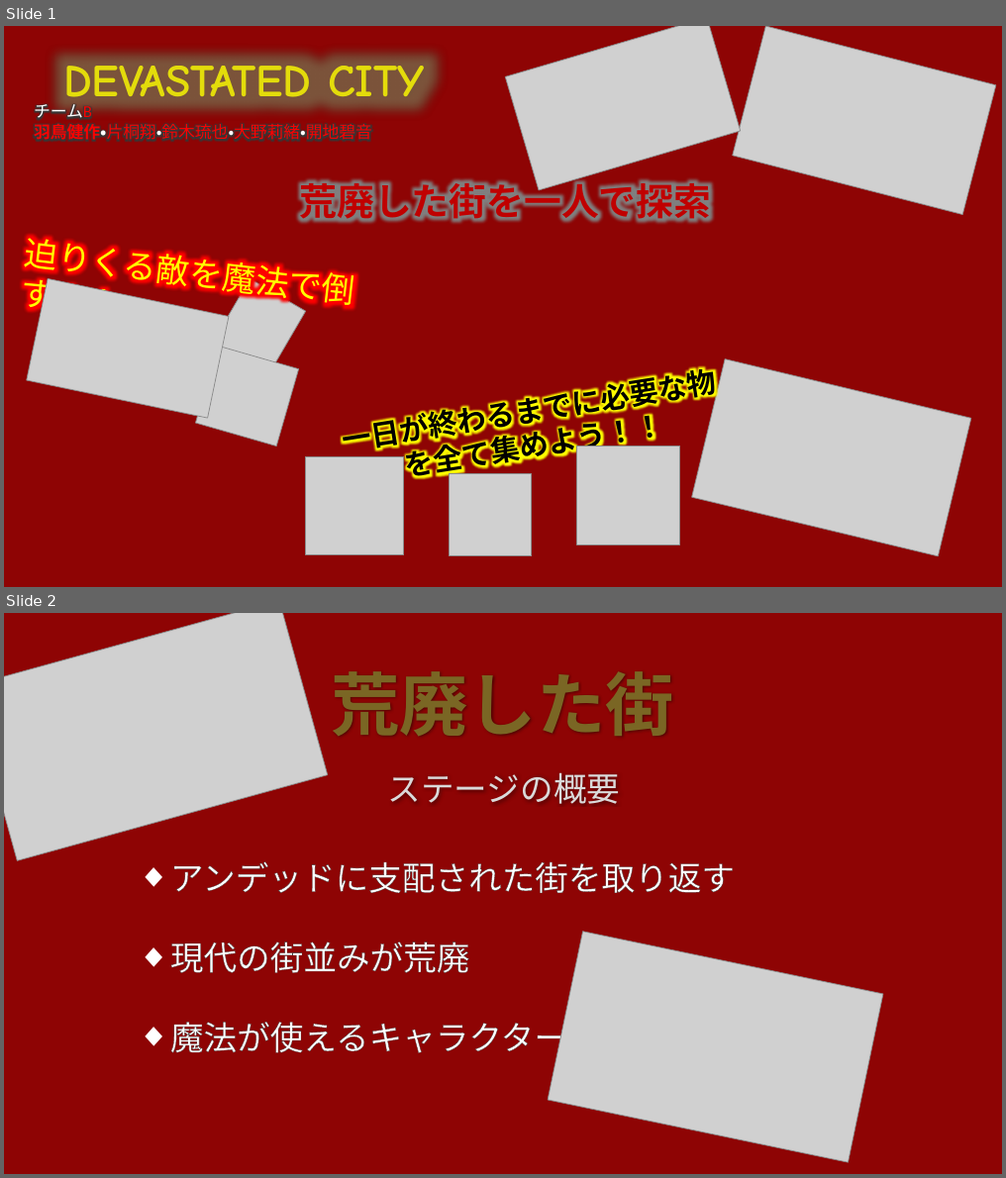
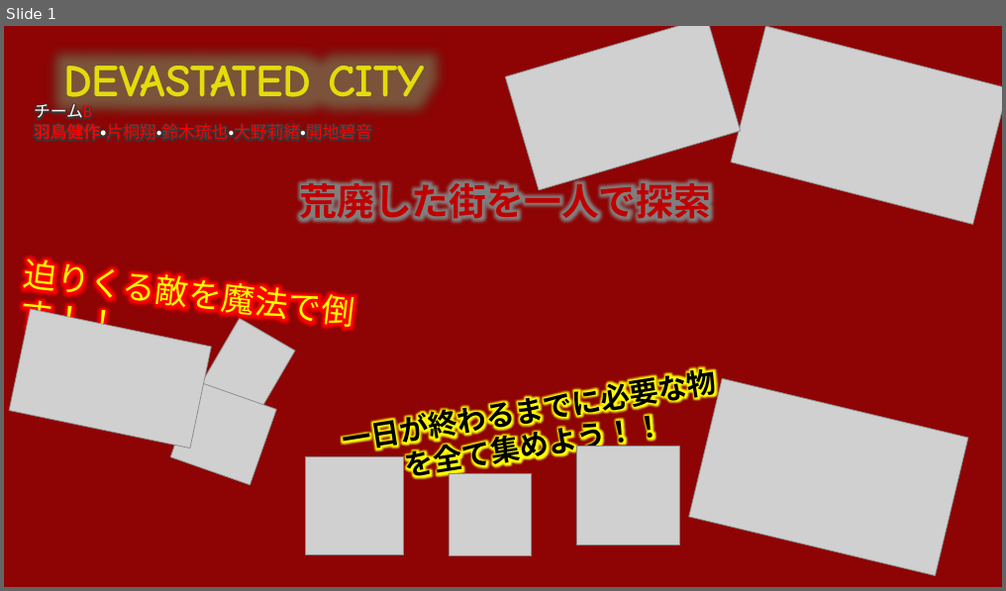
Before and after one commit to Kensaku-Hatori/TeamB, a slide deck: 3D_Game/企画書.pptx. Shown one above the other, each under a label of ours: slides 1 and 2 before the commit, slide 1 after it. The pictures are 1006x1178 and 1006x591 pixels, drawn with LibreOffice and Linux fonts; fonts in the diff are those of the drawing; grey boxes stand for pictures; background and template pictures are left out. Boxes give left, top, right and bottom in pixels: in the first picture for what was removed or moved away, otherwise in the second. Text is boxed around its words. In the diff, an @@ line names an element or a change of style, - is before the commit and + after.

```diff
--- a/3D_Game/企画書.pptx
+++ b/3D_Game/企画書.pptx
@@ slide 2 removed at [4,613,1002,1174], background picture (left out) @@
@@ picture removed at [4,613,328,861] @@
@@ title removed at [331,671,673,736] @@
-荒廃した街
@@ text removed at [388,772,621,804] @@
-ステージの概要
@@ text removed at [170,861,735,1059] @@
-◆ アンデッドに支配された街を取り返す
-◆ 現代の街並みが荒廃
-◆ 魔法が使えるキャラクター
@@ picture removed at [548,932,884,1162] @@
@@ slide 1 changed as well @@
@@ picture: place and size @@
-picture at [733,26,997,215]
+picture at [731,26,1002,225]
@@ text "迫りくる敵を魔法で倒す！！": place and size @@
-text "迫りくる敵を魔法で倒す！！" at [19,233,353,318]
+text "迫りくる敵を魔法で倒す！！" at [18,254,352,339]
@@ picture: place and size @@
-picture at [27,279,229,419]
+picture at [9,309,211,449]
@@ picture: place and size @@
-picture at [207,279,306,386]
+picture at [196,318,295,425]
@@ picture: place and size @@
-picture at [692,360,971,557]
+picture at [689,378,968,576]
@@ picture at [170,382,276,485]: rotation 16 to 19 degrees @@
```
Also in this commit, not shown: 2 other slides removed, 23 other files.
